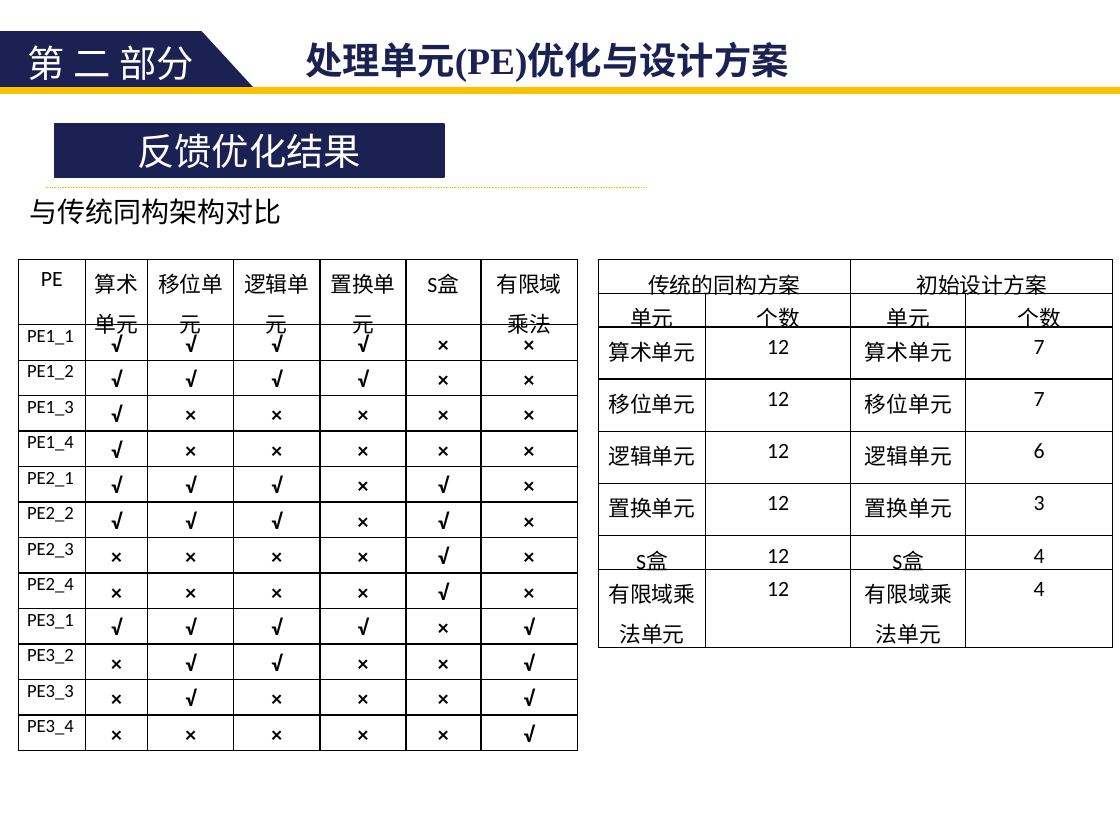
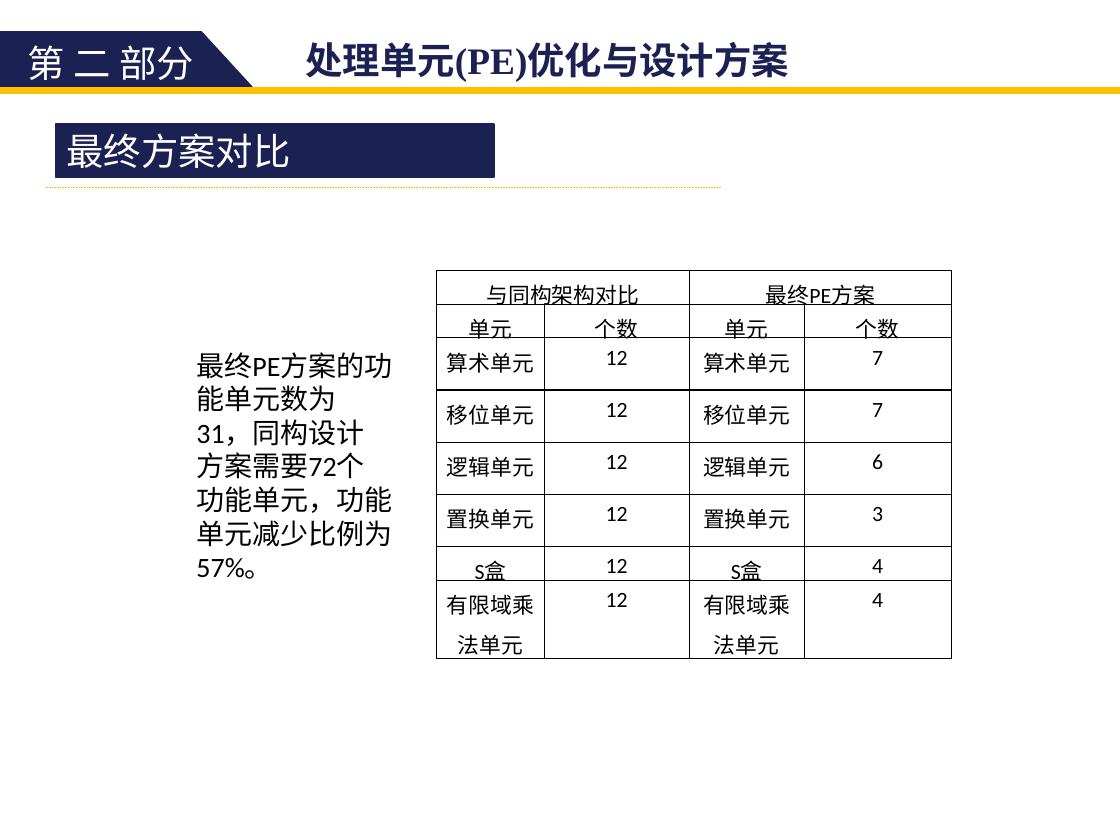
Before and after one commit to zdyzhan/bishe, a slide deck: slide 35 of 131199 李小泉.pptx (slide 43 before the commit). Drawn at 1120x840 pixels with LibreOffice and Linux fonts; fonts in the diff are those of the drawing. Boxes give left, top, right and bottom in pixels: in the first picture for what was removed or moved away, otherwise in the second. Text is boxed around its words. In the diff, an @@ line names an element or a change of style, - is before the commit and + after.

```diff
--- a/131199 李小泉.pptx
+++ b/131199 李小泉.pptx
@@ rectangle "最终方案对比": place and size @@
-rectangle "最终方案对比" at <box>55,124,445,177</box>
+rectangle "最终方案对比" at <box>56,124,494,177</box>
@@ text in rectangle at <box>67,133,291,168</box>: text changed @@
-反馈优化结果
+最终方案对比
@@ text removed at <box>30,198,282,225</box> @@
-与传统同构架构对比
@@ line moved from (46, 187) - (646, 187) to (46, 187) - (721, 187) @@
@@ table removed at <box>19,260,578,748</box>, 13 rows, 7 columns @@
-PE | 算术单元 | 移位单元 | 逻辑单元 | 置换单元 | S盒 | 有限域乘法
-PE1_1 | √ | √ | √ | √ | × | ×
-PE1_2 | √ | √ | √ | √ | × | ×
-PE1_3 | √ | × | × | × | × | ×
-PE1_4 | √ | × | × | × | × | ×
-PE2_1 | √ | √ | √ | × | √ | ×
-PE2_2 | √ | √ | √ | × | √ | ×
-PE2_3 | × | × | × | × | √ | ×
-PE2_4 | × | × | × | × | √ | ×
-PE3_1 | √ | √ | √ | √ | × | √
-PE3_2 | × | √ | √ | × | × | √
-PE3_3 | × | √ | × | × | × | √
-PE3_4 | × | × | × | × | × | √
@@ table at <box>437,271,952,663</box> @@
-row 1, column 1: 传统的同构方案
+row 1, column 1: 与同构架构对比
-row 1, column 3: 初始设计方案
+row 1, column 3: 最终PE方案
@@ table: place and size @@
-table at <box>598,260,1113,652</box>
+table at <box>437,271,952,663</box>
@@ text added at <box>196,352,392,579</box>, 18 pt, text #000000 @@
+最终PE方案的功能单元数为31，同构设计方案需要72个功能单元，功能单元减少比例为57%。
```
Also in this commit, not shown: 33 other slides changed, 5 slides added, 11 slides removed, 13 other files.
